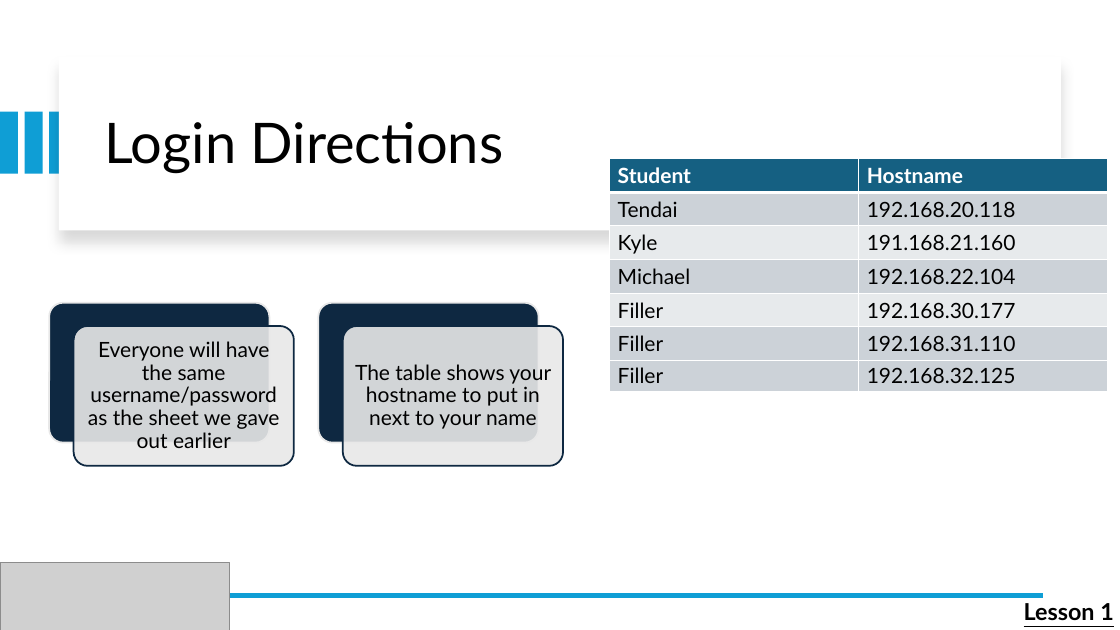
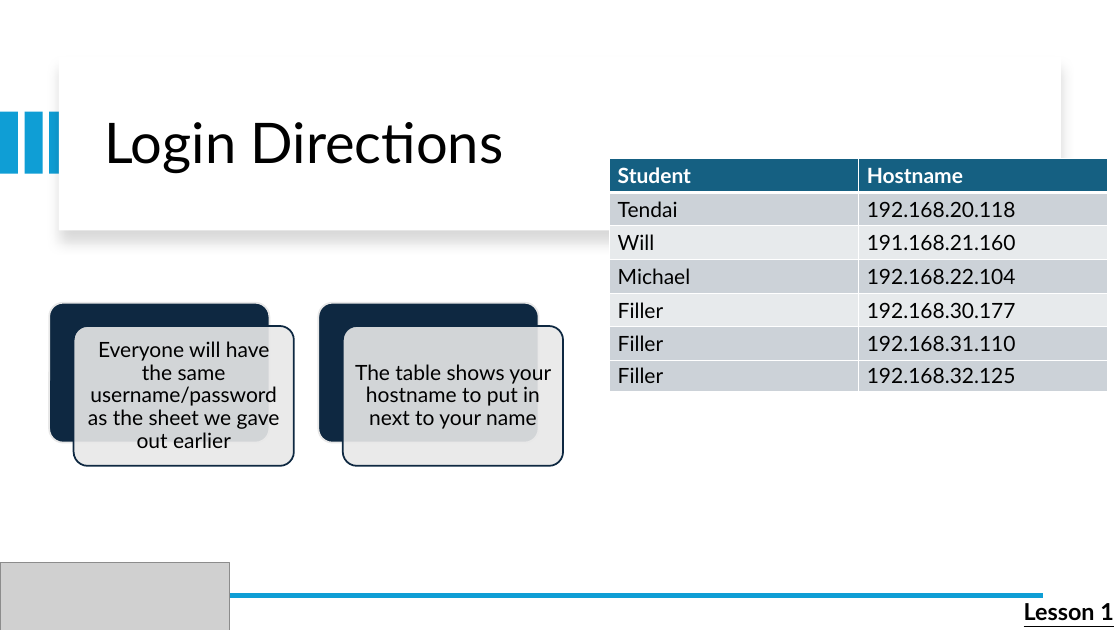
Before and after one commit to cadenkelly-lang/CyberSec-Networking-2026-REU, a slide deck: slide 71 of Module Content, End of Summer Presentation Content/Training Module Slides.pptx (slide 70 before the commit). Drawn at 1120x630 pixels with LibreOffice and Linux fonts; fonts in the diff are those of the drawing; grey boxes stand for pictures. Boxes give left, top, right and bottom in pixels: in the first picture for what was removed or moved away, otherwise in the second. Text is boxed around its words. In the diff, an @@ line names an element or a change of style, - is before the commit and + after.

```diff
--- a/Module Content, End of Summer Presentation Content/Training Module Slides.pptx
+++ b/Module Content, End of Summer Presentation Content/Training Module Slides.pptx
@@ table at <box>609,159,1108,387</box> @@
-row 3, column 1: Kyle
+row 3, column 1: Will
```
Also in this commit, not shown: 10 other slides changed, 1 slide added, 6 other files.
